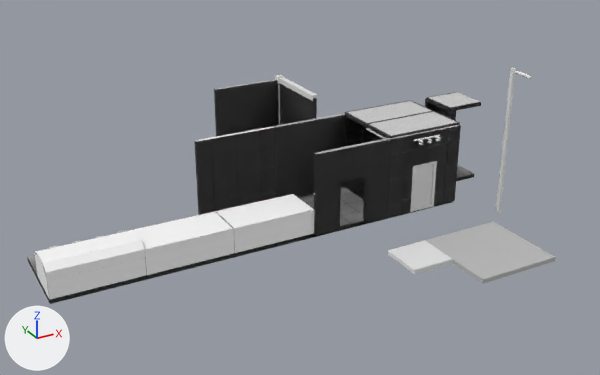
The Blender file BlenderImports/environment_models.blend as it was, and as the next commit left it.
The view is the same before and after, from a camera (50 mm lens) standing at (-26.98, -30.52, 17.3) and looking at (-9.93, 0.49, 1.8). Lighting does not change. The marker at lower left points along +X, +Y and +Z.

In view in the first picture: 'AsphaltFloor', 'ConcreteFloor', 'Counter', 'FreezerGlass', 'FullCeiling', 'IceCreamFreezer', 'MainCounter', 'Wall1', 'Wall1.001', 'Wall1Doorway', 'Wall2', 'Wall2Doorway'.
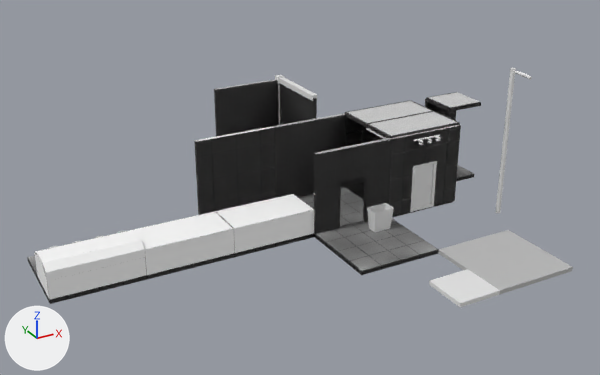
Patch to the scene script:
```diff
--- a/BlenderImports/environment_models.blend.py
+++ b/BlenderImports/environment_models.blend.py
@@ me_cube_037 @@
+me_cube_037.from_pydata(...)  # 82 vertices, 44 faces; spans x -1.0..1.0, y -0.6..0.6, z -1.0..1.0
@@ ob_asphaltfloor @@
 ob_asphaltfloor = bpy.data.objects.new('AsphaltFloor', me_cube_027)
-ob_asphaltfloor.location = (-4.0, -6.0, 0.0)
+ob_asphaltfloor.location = (-4.0, -7.0, 0.0)
 ob_asphaltfloor.scale = (2.0, 2.0, 0.1)
@@ ob_concretefloor @@
 ob_concretefloor = bpy.data.objects.new('ConcreteFloor', me_cube_028)
-ob_concretefloor.location = (-7.0, -5.0, 0.0)
+ob_concretefloor.location = (-7.0, -8.0, 0.0)
 ob_concretefloor.scale = (1.0, 1.0, 0.099)
@@ ob_trashbin @@
+ob_trashbin = bpy.data.objects.new('TrashBin', me_cube_037)
+ob_trashbin.location = (-7.1, -2.0, 0.6)
+ob_trashbin.scale = (0.54, 0.54, 0.54)
@@ ob_fullfloor_006 @@
+ob_fullfloor_006 = bpy.data.objects.new('FullFloor.006', me_cube_032.copy())  # the mesh of ob_fullfloor_005
+ob_fullfloor_006.location = (-8.0, -3.0, 0.0)
+ob_fullfloor_006.scale = (2.0, 2.0, 0.1)
```

Changed parts and their boxes (x1, y1, x2, y2) in the pictures (600 x 375 px):
'AsphaltFloor', moved
    before: (425, 222, 556, 284)
    after: (438, 230, 573, 295)
'FullFloor.006', added
    after: (314, 219, 439, 275)
'ConcreteFloor', moved
    before: (388, 240, 453, 274)
    after: (429, 269, 500, 307)
'TrashBin', added
    after: (367, 203, 394, 232)
